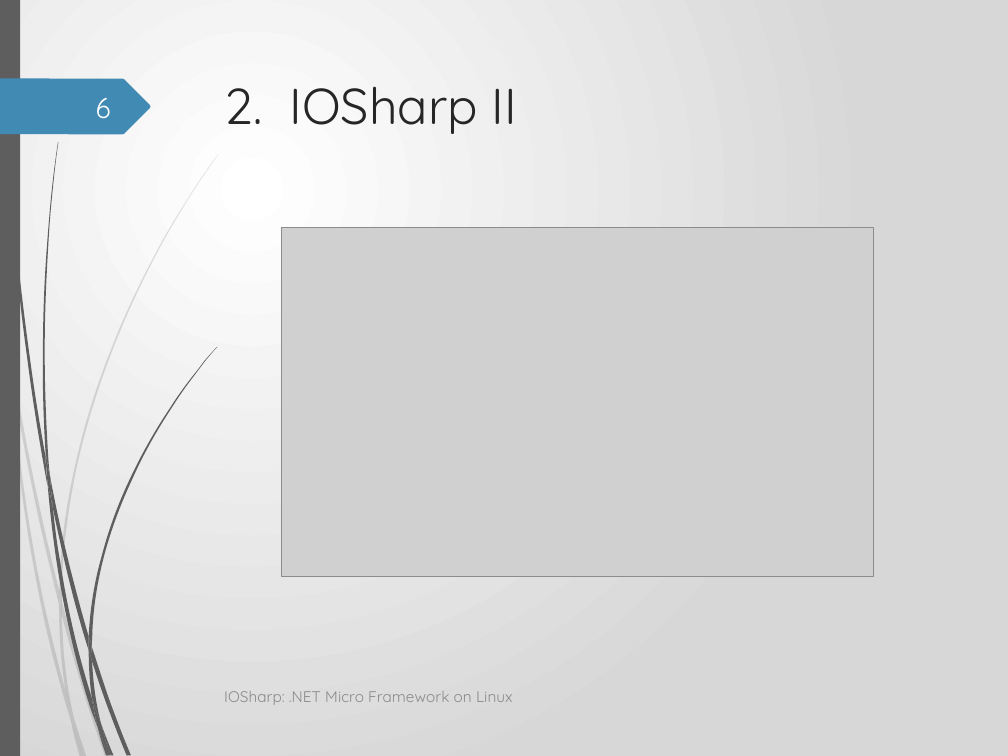
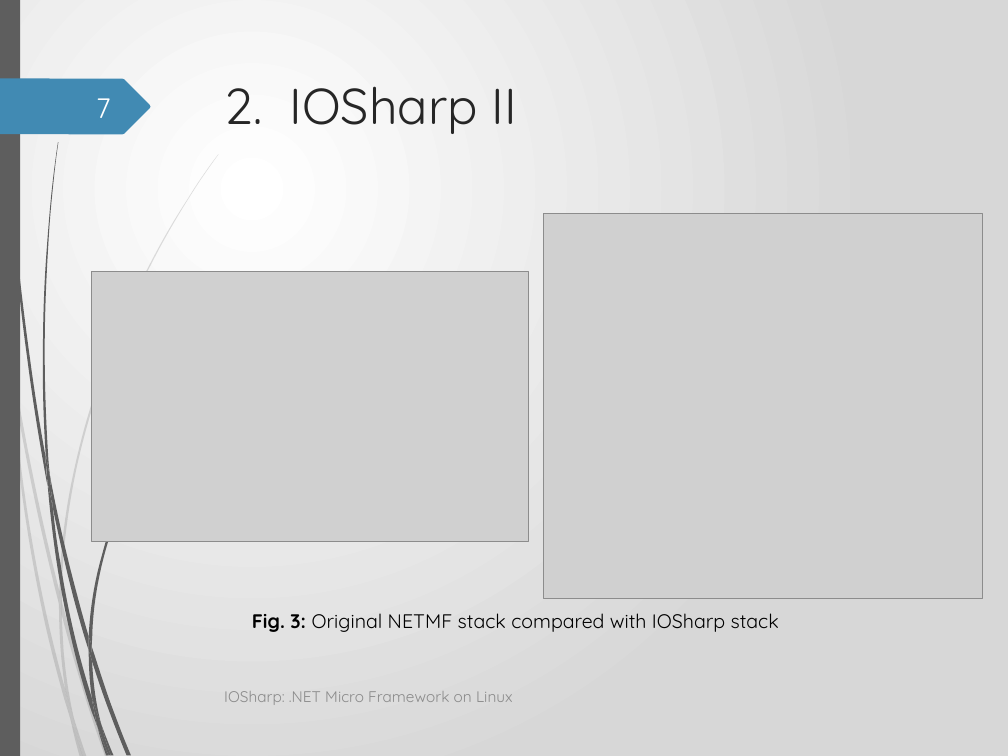
Before and after one commit to GerardSoleCa/BachelorThesisMisc, a slide deck: slide 7 of ThesisDoc/IOSharp.pptx (slide 6 before the commit). Drawn at 1008x756 pixels with LibreOffice and Linux fonts; fonts in the diff are those of the drawing; grey boxes stand for pictures; background and template pictures are left out. Boxes give left, top, right and bottom in pixels: in the first picture for what was removed or moved away, otherwise in the second. Text is boxed around its words. In the diff, an @@ line names an element or a change of style, - is before the commit and + after.

Commit message:
*** IOSharpPPT

```diff
--- a/ThesisDoc/IOSharp.pptx
+++ b/ThesisDoc/IOSharp.pptx
@@ page number at (96, 98, 111, 118): text changed @@
-6
+7
@@ picture removed at (281, 227, 873, 576) @@
@@ picture added at (543, 214, 982, 600) @@
@@ picture added at (92, 271, 529, 541) @@
@@ text added at (252, 613, 779, 632), 14 pt, text #000000 @@
+Fig. 3: Original NETMF stack compared with IOSharp stack
```
Also in this commit, not shown: 17 other slides changed, 2 slides added, 1 slide removed, 3 other files.
